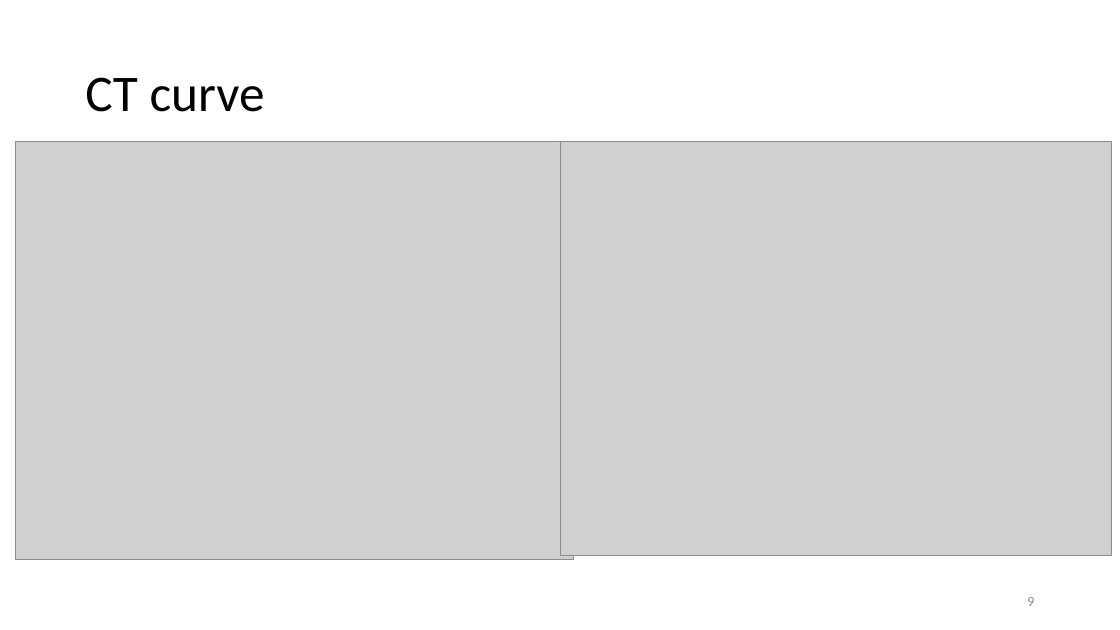
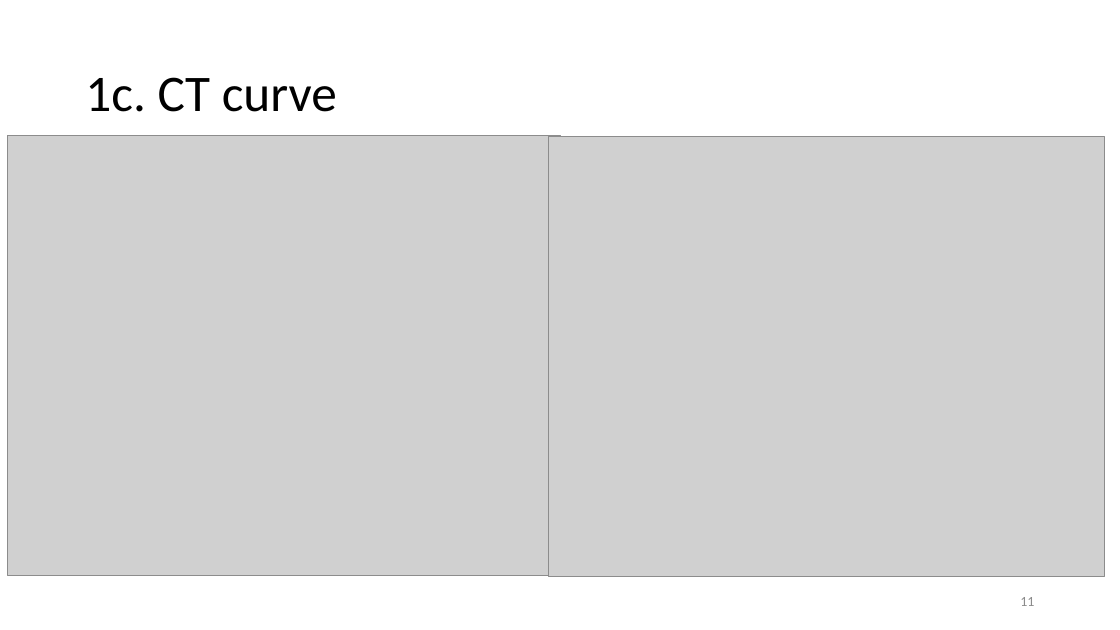
Before and after one commit to obossuyt/Thesis_Ottelien, a slide deck: slide 11 of Meetings & Official Documents/20180213_Meeting07.pptx (slide 9 before the commit). Drawn at 1120x630 pixels with LibreOffice and Linux fonts; fonts in the diff are those of the drawing; grey boxes stand for pictures. Boxes give left, top, right and bottom in pixels: in the first picture for what was removed or moved away, otherwise in the second. Text is boxed around its words. In the diff, an @@ line names an element or a change of style, - is before the commit and + after.

```diff
--- a/Meetings & Official Documents/20180213_Meeting07.pptx
+++ b/Meetings & Official Documents/20180213_Meeting07.pptx
@@ title at (85,77,337,112): text changed @@
-CT curve
+1c. CT curve
@@ picture: place and size @@
-picture at (15,141,573,560)
+picture at (8,135,560,576)
@@ picture: place and size @@
-picture at (560,141,1112,555)
+picture at (549,137,1105,576)
@@ page number at (1020,597,1034,606): text changed @@
-9
+11
```
Also in this commit, not shown: 11 other slides changed, 8 slides added, 1 slide removed.
